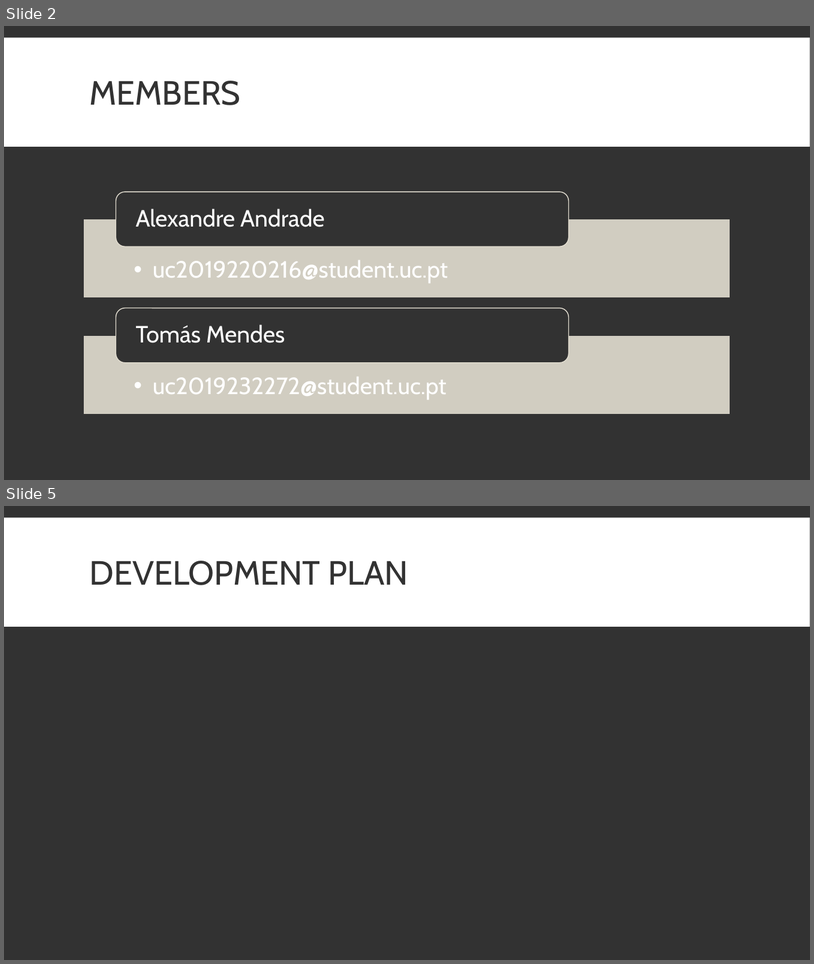
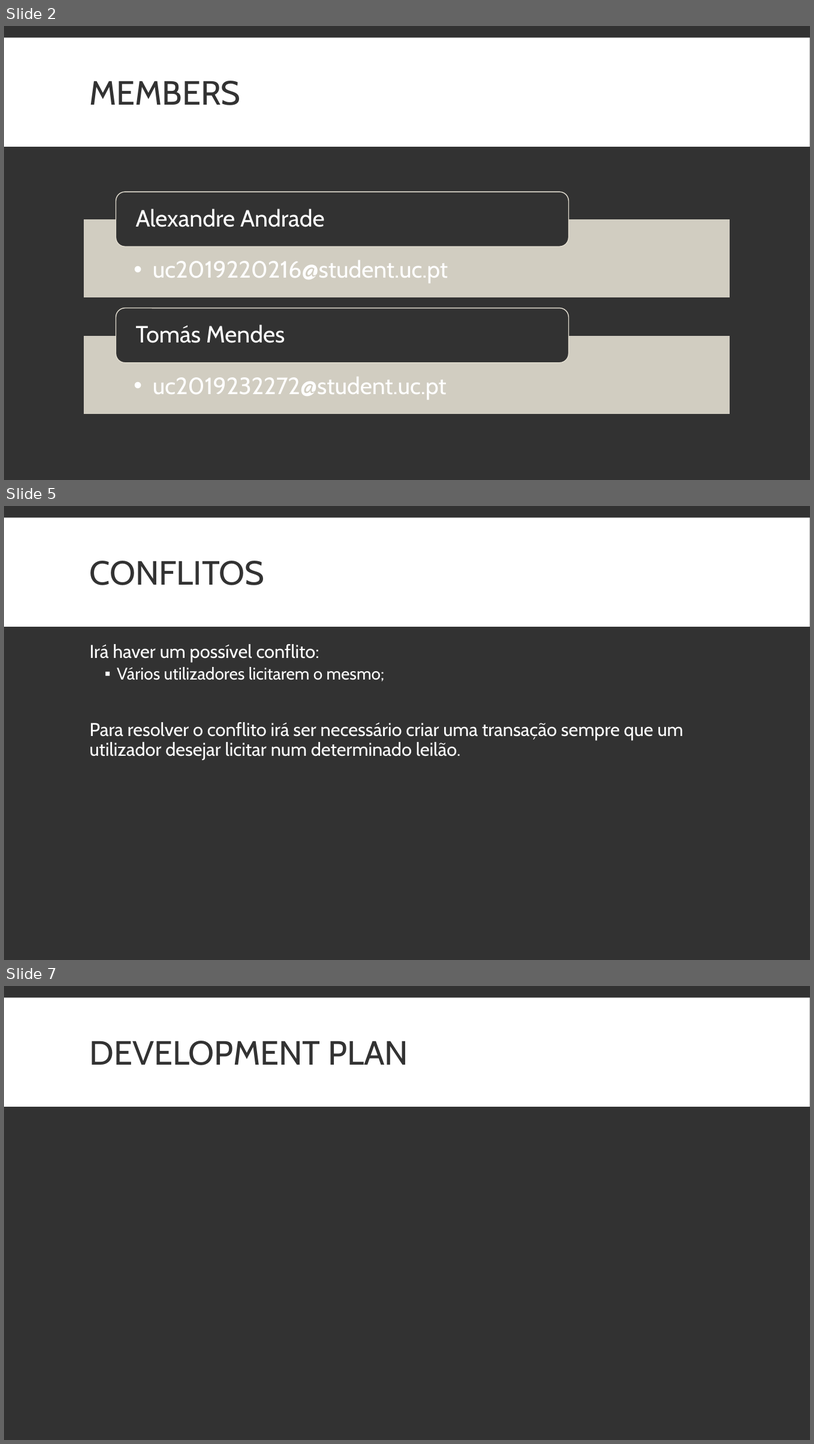
Before and after one commit to tomasbm07/Projeto-BD, a slide deck: Apresentação.pptx. Shown one above the other, each under a label of ours: slides 2 and 5 before the commit, slides 2, 5 and 7 after it; the slides between them are not shown. The pictures are 814x964 and 814x1444 pixels, drawn with LibreOffice and Linux fonts; fonts in the diff are those of the drawing. Boxes give left, top, right and bottom in pixels: in the first picture for what was removed or moved away, otherwise in the second. Text is boxed around its words. In the diff, an @@ line names an element or a change of style, - is before the commit and + after.

```diff
--- a/Apresentação.pptx
+++ b/Apresentação.pptx
@@ slide 5 added at (x1=4, y1=506, x2=810, y2=960), background #323232; not listed: 1 template element that a slide beside it also shows @@
@@ title added at (x1=90, y1=561, x2=265, y2=585), 40 pt, text #323232 @@
+CONFLITOS
@@ text added at (x1=90, y1=644, x2=684, y2=760), 22 pt, text #FFFFFF @@
+Irá haver um possível conflito:
+  ▪ Vários utilizadores licitarem o mesmo;
+Para resolver o conflito irá ser necessário criar uma transação sempre que um utilizador desejar licitar num determinado leilão.
@@ what was slide 5 is now slide 7 @@
```
Also in this commit, not shown: 3 slides changed, 2 other slides added, 2 other files.
